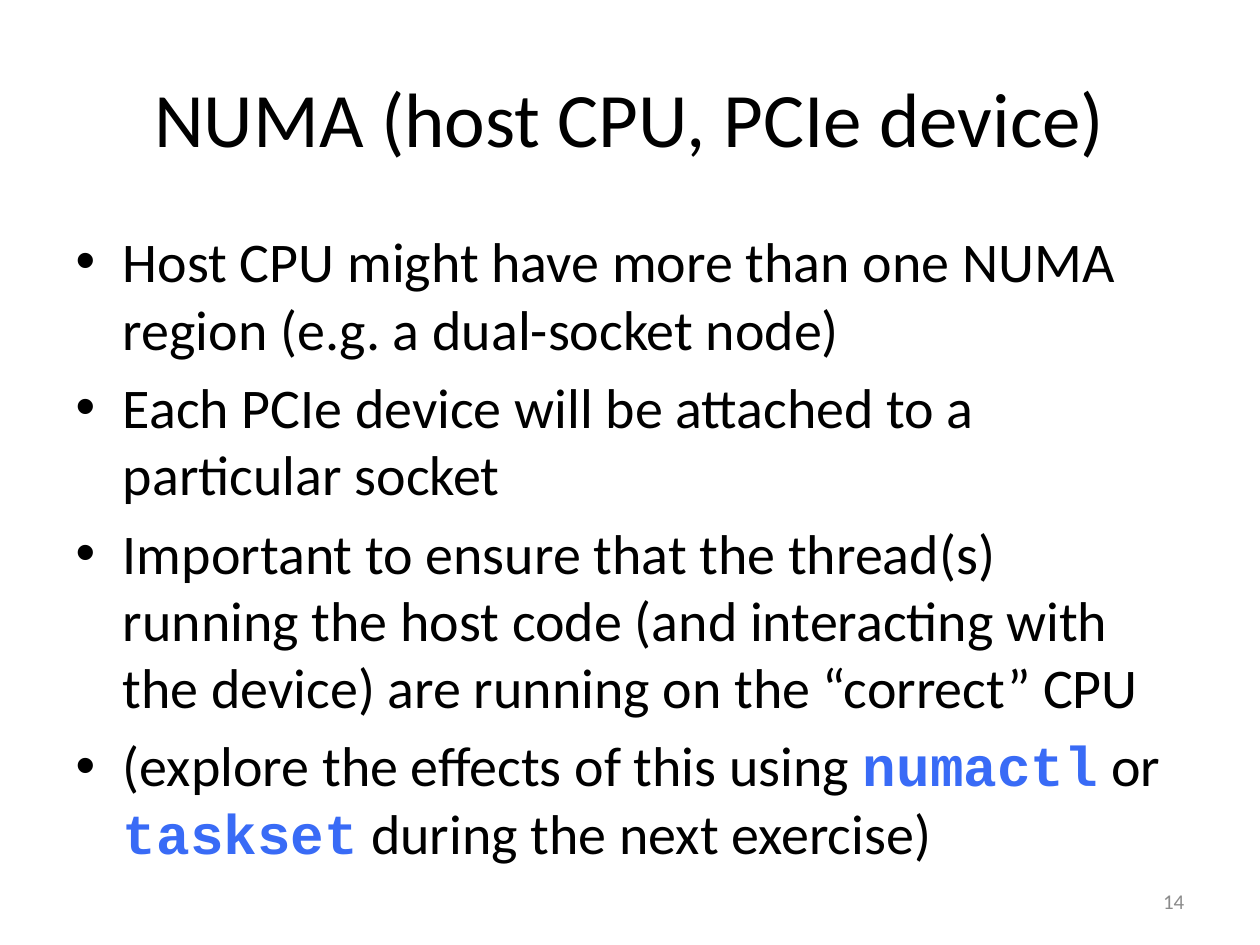
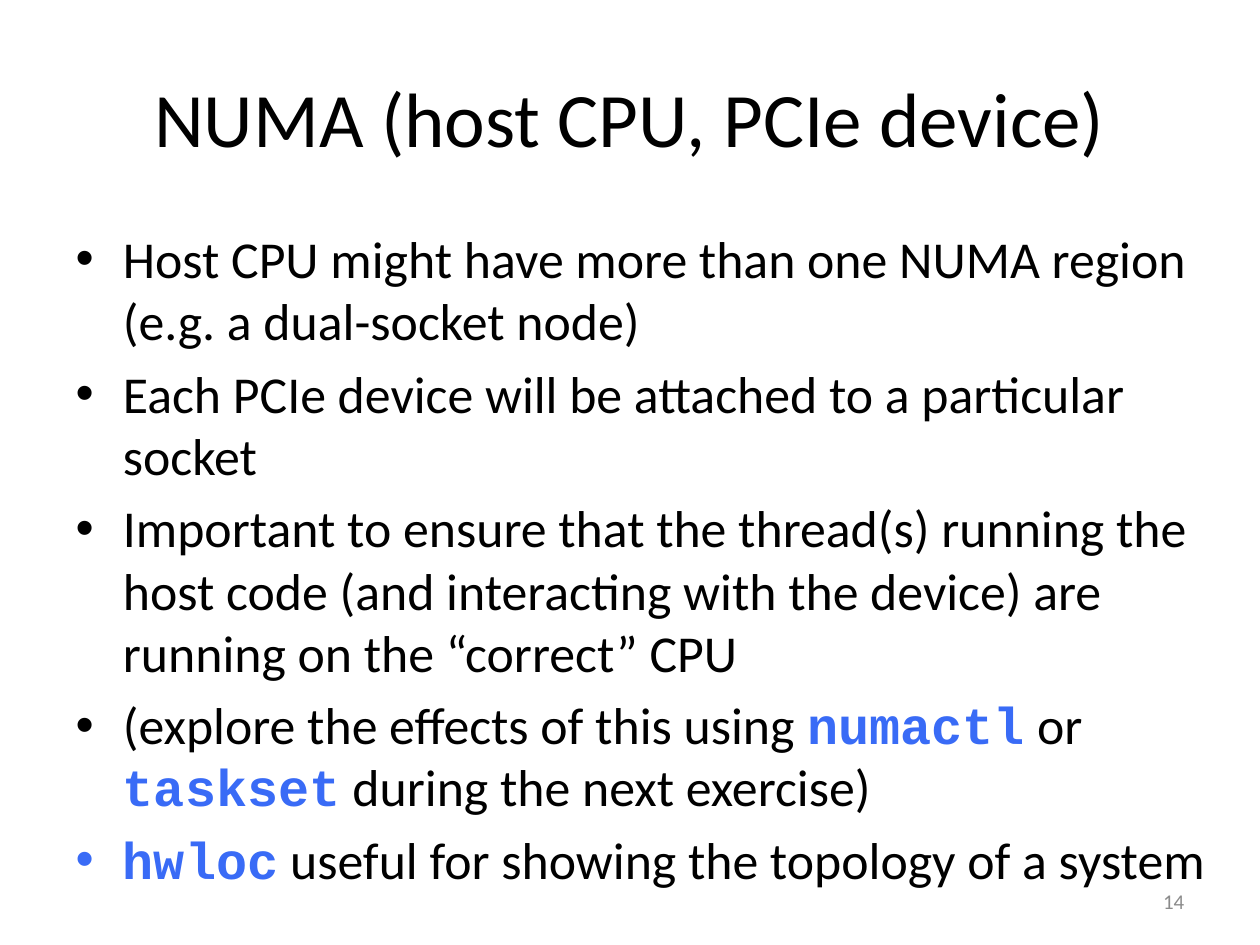
Before and after one commit to UoB-HPC/opencl-training-slides, a slide deck: slide 14 of advanced_part1.pptx. Drawn at 1260x945 pixels with LibreOffice and Linux fonts; fonts in the diff are those of the drawing. Boxes give left, top, right and bottom in pixels: in the first picture for what was removed or moved away, otherwise in the second. Text is boxed around its words. In the diff, an @@ line names an element or a change of style, - is before the commit and + after.

```diff
--- a/advanced_part1.pptx
+++ b/advanced_part1.pptx
@@ text at bbox=[123, 242, 1186, 815]: size 32 to 29.6 pt in "Host CPU might have more than one ...", "Each PCIe device will be attached to ...", "Important to ensure that the thread(s) running ...", "(explore the effects of this using numactl ..." @@
@@ text at bbox=[123, 841, 1205, 888]: paragraph added @@
+• hwloc useful for showing the topology of a system
```
Also in this commit, not shown: 7 other slides changed, 1 other file.
